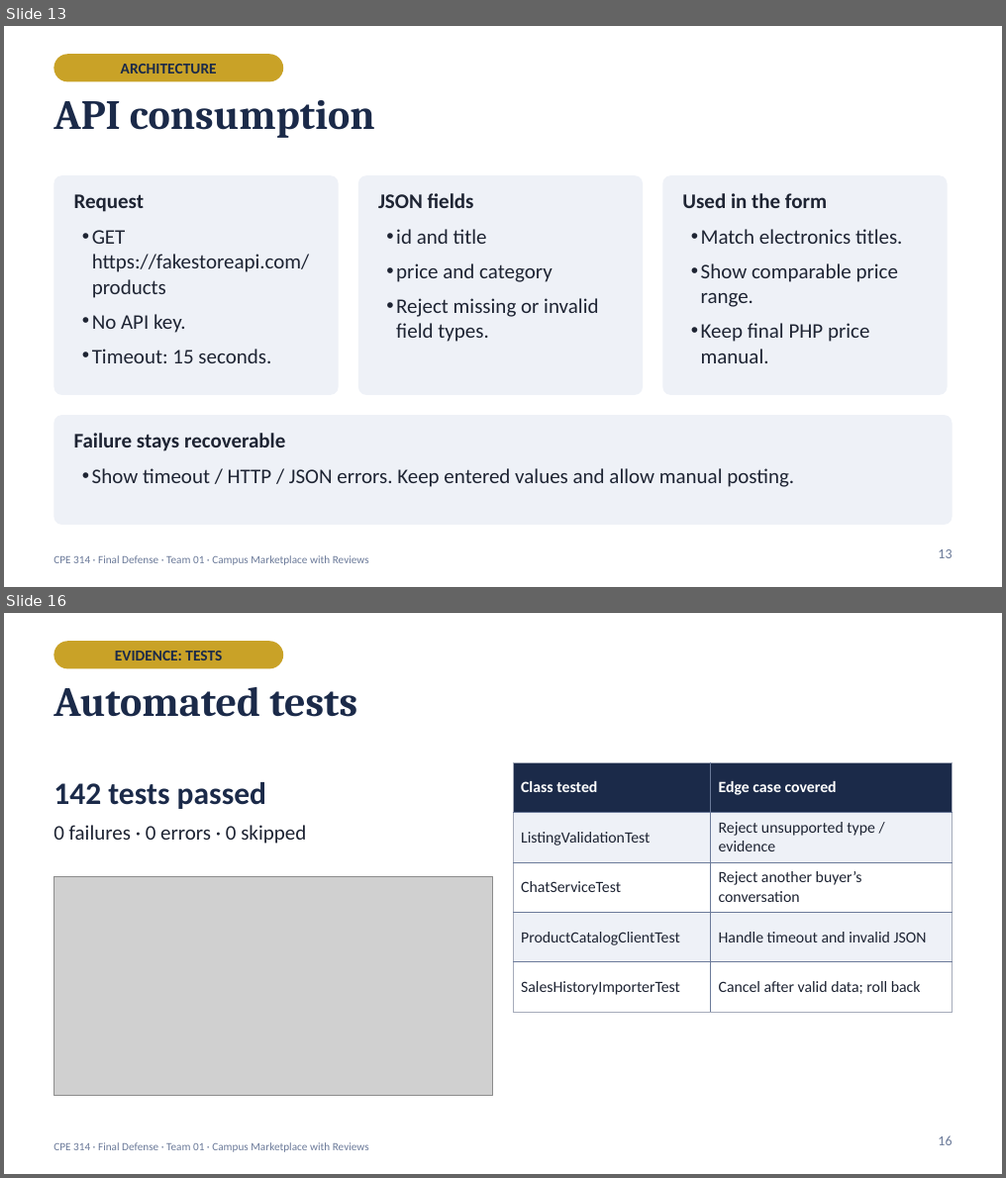
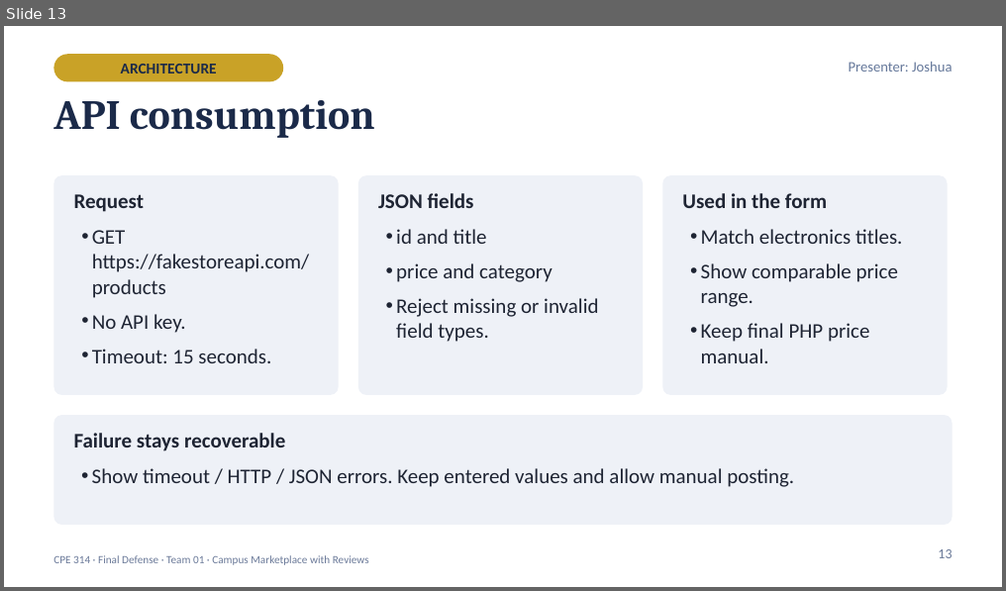
Before and after one commit to XionAce/cpe314-69323-capstone-team-01, a slide deck: docs/Group1_Campus_Marketplace_Final_Defense.pptx. Shown one above the other, each under a label of ours: slides 13 and 16 before the commit, slide 13 after it; the slides between them are not shown. The pictures are 1006x1178 and 1006x591 pixels, drawn with LibreOffice and Linux fonts; fonts in the diff are those of the drawing; grey boxes stand for pictures. Boxes give left, top, right and bottom in pixels: in the first picture for what was removed or moved away, otherwise in the second. Text is boxed around its words. In the diff, an @@ line names an element or a change of style, - is before the commit and + after.

```diff
--- a/docs/Group1_Campus_Marketplace_Final_Defense.pptx
+++ b/docs/Group1_Campus_Marketplace_Final_Defense.pptx
@@ slide 16 removed at <box>4,613,1002,1174</box>, background #FFFFFF; not listed: 1 template element that a slide beside it also shows @@
@@ rounded rectangle removed at <box>54,641,283,668</box> @@
@@ text removed at <box>115,651,222,661</box> @@
-EVIDENCE: TESTS
@@ title removed at <box>54,687,357,717</box> @@
-Automated tests
@@ text removed at <box>54,782,266,809</box> @@
-142 tests passed
@@ table removed at <box>513,762,952,999</box>, 5 rows, 2 columns @@
-Class tested | Edge case covered
-ListingValidationTest | Reject unsupported type / evidence
-ChatServiceTest | Reject another buyer’s conversation
-ProductCatalogClientTest | Handle timeout and invalid JSON
-SalesHistoryImporterTest | Cancel after valid data; roll back
@@ text removed at <box>54,825,306,844</box> @@
-0 failures · 0 errors · 0 skipped
@@ picture removed at <box>54,876,493,1096</box> @@
@@ page number removed at <box>938,1136,951,1146</box> @@
-16
@@ slide 13 changed as well @@
@@ text added at <box>848,62,951,72</box>, 10.5 pt, text #66799B @@
+Presenter: Joshua
```
Also in this commit, not shown: 18 other slides changed, 5 slides added, 2 other slides removed, 8 other files.
